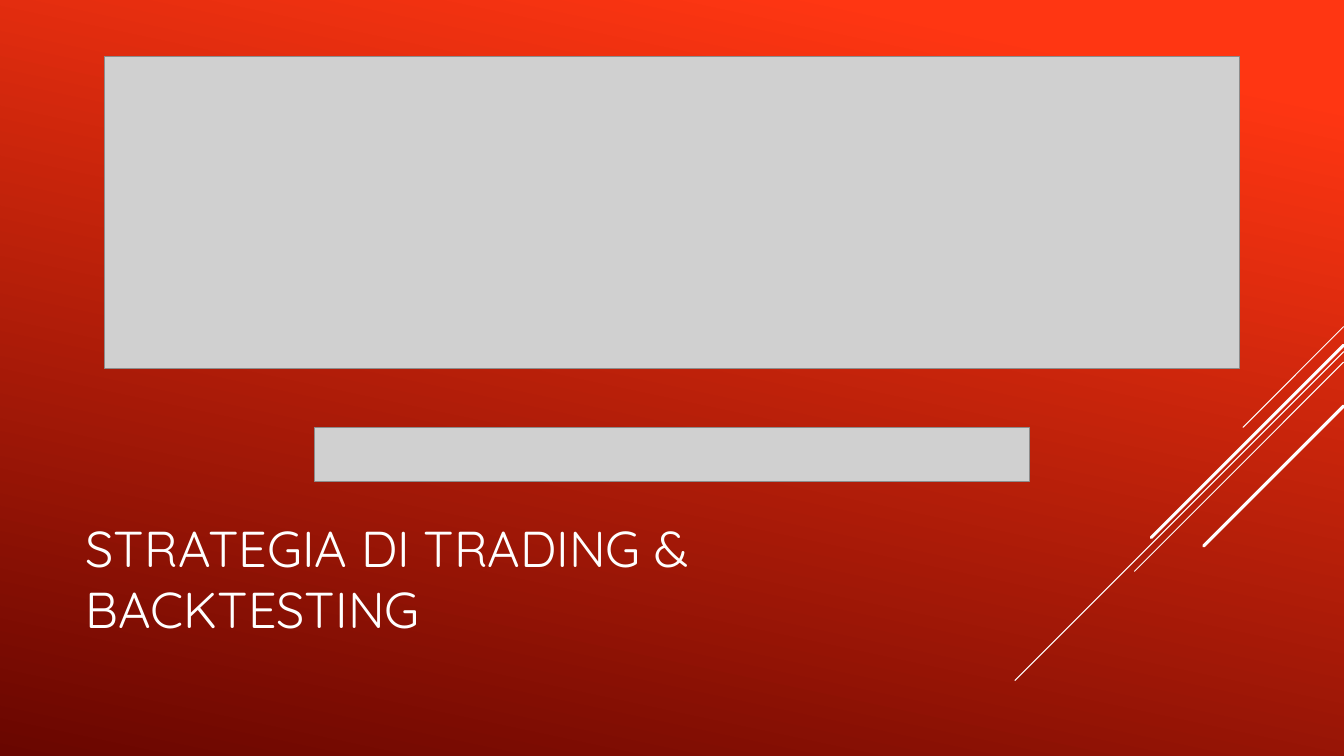
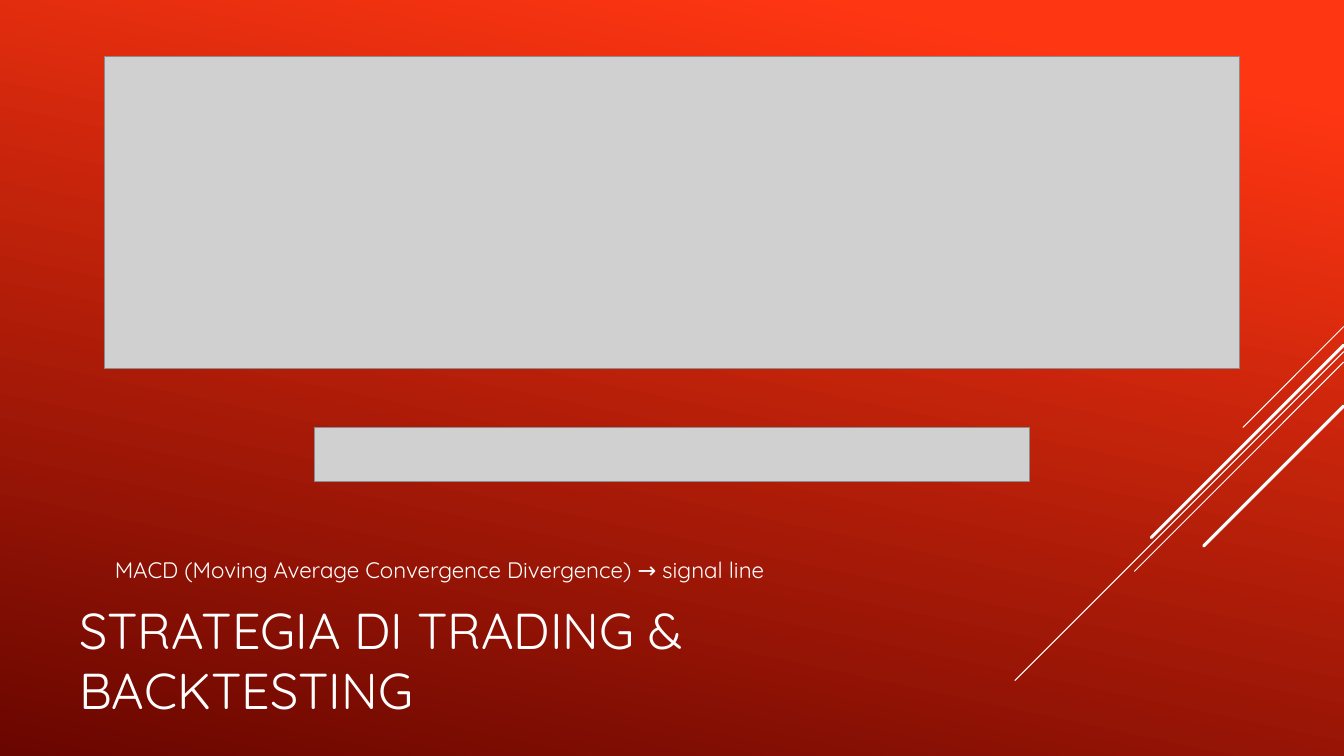
Before and after one commit to Simonotos/BusinessProject, a slide deck: slide 9 of PresentazioneProgettoBFS.pptx. Drawn at 1344x756 pixels with LibreOffice and Linux fonts; fonts in the diff are those of the drawing; grey boxes stand for pictures. Boxes give left, top, right and bottom in pixels: in the first picture for what was removed or moved away, otherwise in the second. Text is boxed around its words. In the diff, an @@ line names an element or a change of style, - is before the commit and + after.

```diff
--- a/PresentazioneProgettoBFS.pptx
+++ b/PresentazioneProgettoBFS.pptx
@@ text added at (x1=115, y1=561, x2=764, y2=583), 16 pt, text #FFFFFF @@
+MACD (Moving Average Convergence Divergence) → signal line
@@ title "STRATEGIA DI TRADING & BACKTESTING" moved from (x1=86, y1=531, x2=641, y2=629) to (x1=79, y1=613, x2=634, y2=710) @@
```
Also in this commit, not shown: 7 other slides changed, 1 slide added.
